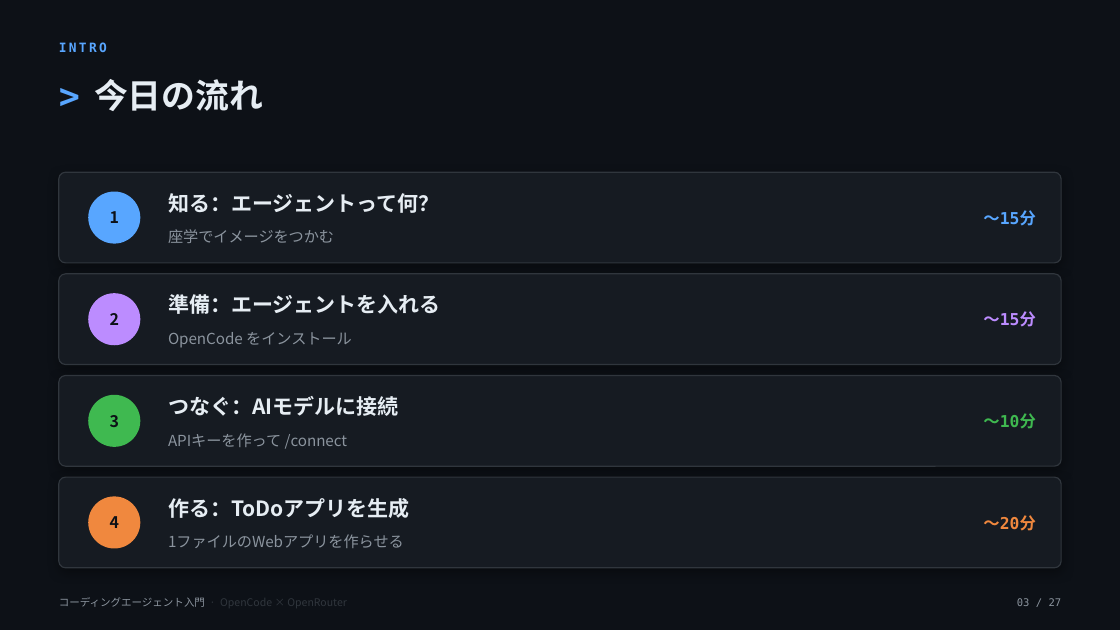
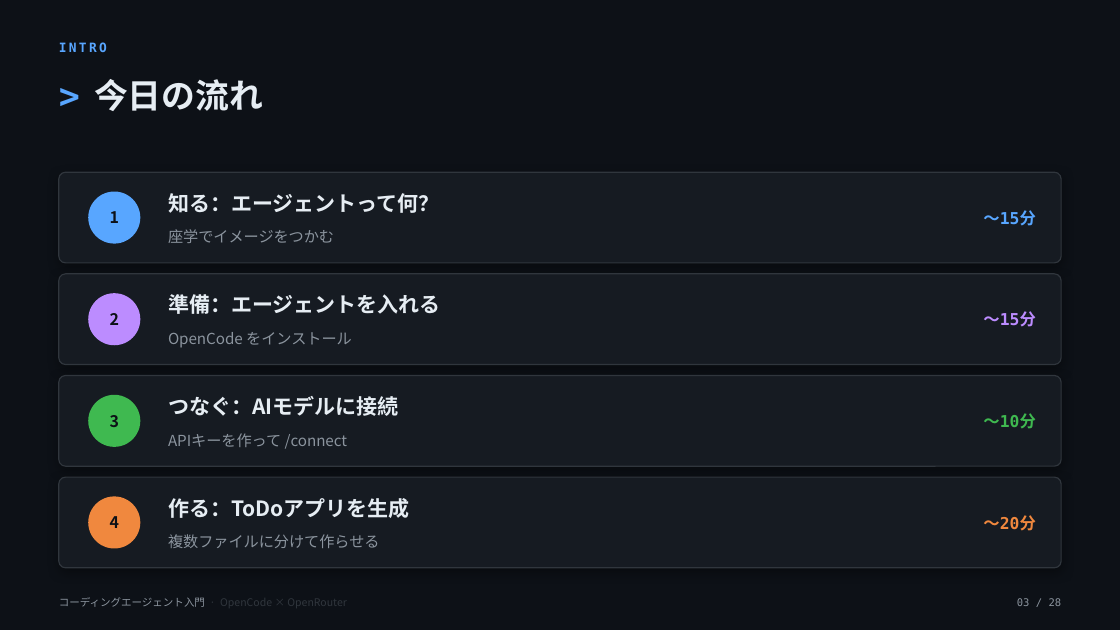
Before and after one commit to OJII3/localllm_agent_example, a slide deck: slide 3 of slides/seminar.pptx. Drawn at 1120x630 pixels with LibreOffice and Linux fonts; fonts in the diff are those of the drawing. Boxes give left, top, right and bottom in pixels: in the first picture for what was removed or moved away, otherwise in the second. Text is boxed around its words. In the diff, an @@ line names an element or a change of style, - is before the commit and + after.

```diff
--- a/slides/seminar.pptx
+++ b/slides/seminar.pptx
@@ text at [168,534,380,548]: text changed @@
-1ファイルのWebアプリを作らせる
+複数ファイルに分けて作らせる
@@ text at [1017,598,1062,606]: text changed @@
-03 / 27
+03 / 28
```
Also in this commit, not shown: 23 other slides changed, 3 slides added, 2 slides removed, 2 other files.
